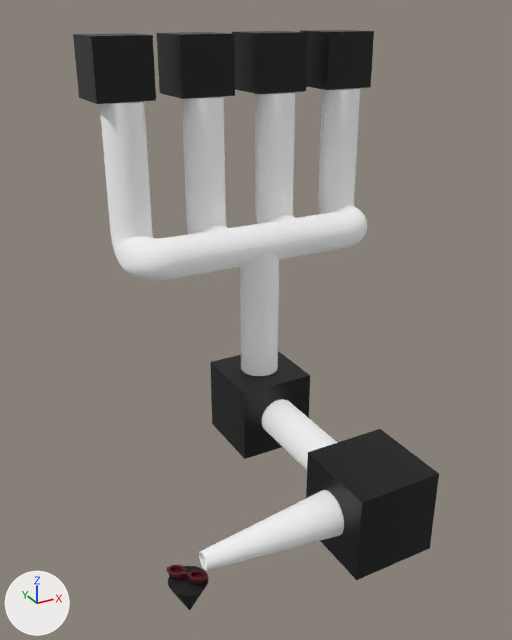
The glTF model public/data/glb/pipeline.glb as it was, and as the next commit left it.
Before and after are seen from a 50 mm lens placed at (-30.4, -80.3, 56.0), pointed at (5.5, -15.0, 23.4). Arrows for +X, +Y and +Z are at lower left; the lights stay in place. Where no turn or scale is listed for an object, it has been applied to the vertices.

Names of what the first picture shows: 'Cube', 'Cube.001', 'Cube.002', 'Cube.003', 'Cube.004', 'Cube.005', 'Tee Joint.001', 'Tee Joint.002', 'Tee Joint.003', 'cornerpipe.004', 'cornerpipe.005', 'pipe', 'pipe.001', 'pipe.002', 'pipe.003', 'pipe.004', 'pipe.005', 'pipe.006', 'pipe.007', 'pipe.008'.
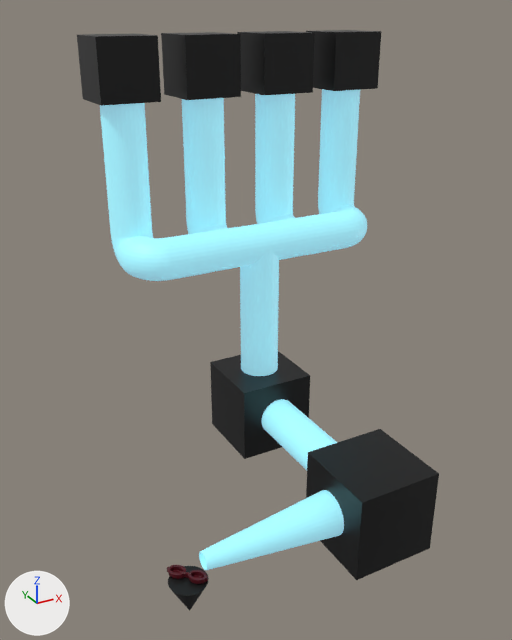
Patch to the scene script:
```diff
--- a/public/data/glb/pipeline.glb.py
+++ b/public/data/glb/pipeline.glb.py
@@ me_cylinder @@
 me_cylinder.from_pydata(...)  # 128 vertices, 256 faces; spans x -2.5..2.5, y -2.5..2.5, z -7.6..7.6
-me_cylinder.materials.append(mat_pipe)  # white #ffffff
+me_cylinder.materials.append(mat_pipe____opacity__0_1)  # cyan #85e6e7
@@ me_cylinder_006 @@
 me_cylinder_006.from_pydata(...)  # 128 vertices, 256 faces; spans x -2.5..2.5, y -2.5..2.5, z -7.6..7.6
-me_cylinder_006.materials.append(mat_pipe)  # white #ffffff
+me_cylinder_006.materials.append(mat_pipe____opacity__0_1)  # cyan #85e6e7
@@ me_cylinder_009 @@
 me_cylinder_009.from_pydata(...)  # 128 vertices, 256 faces; spans x -2.5..2.5, y -2.5..2.5, z -7.6..7.6
-me_cylinder_009.materials.append(mat_pipe)  # white #ffffff
+me_cylinder_009.materials.append(mat_pipe____opacity__0_1)  # cyan #85e6e7
@@ me_cylinder_008 @@
 me_cylinder_008.from_pydata(...)  # 128 vertices, 256 faces; spans x -2.5..2.5, y -2.5..2.5, z -7.6..7.6
-me_cylinder_008.materials.append(mat_pipe)  # white #ffffff
+me_cylinder_008.materials.append(mat_pipe____opacity__0_1)  # cyan #85e6e7
@@ me_cylinder_012 @@
 me_cylinder_012.from_pydata(...)  # 2880 vertices, 5632 faces; spans x -3.09..1.91, y -2.5..2.5, z -2.5..2.5
-me_cylinder_012.materials.append(mat_pipe)  # white #ffffff
+me_cylinder_012.materials.append(mat_pipe____opacity__0_1)  # cyan #85e6e7
@@ me_cylinder_013 @@
 me_cylinder_013.from_pydata(...)  # 128 vertices, 256 faces; spans x -2.5..2.5, y -2.5..2.5, z -2.5..2.5
-me_cylinder_013.materials.append(mat_pipe)  # white #ffffff
+me_cylinder_013.materials.append(mat_pipe____opacity__0_1)  # cyan #85e6e7
@@ me_cylinder_014 @@
 me_cylinder_014.from_pydata(...)  # 128 vertices, 256 faces; spans x -2.5..2.5, y -2.5..2.5, z -2.5..2.5
-me_cylinder_014.materials.append(mat_pipe)  # white #ffffff
+me_cylinder_014.materials.append(mat_pipe____opacity__0_1)  # cyan #85e6e7
@@ me_cylinder_015 @@
 me_cylinder_015.from_pydata(...)  # 2880 vertices, 5632 faces; spans x -1.91..3.09, y -2.5..2.5, z -2.5..2.5
-me_cylinder_015.materials.append(mat_pipe)  # white #ffffff
+me_cylinder_015.materials.append(mat_pipe____opacity__0_1)  # cyan #85e6e7
@@ me_tmp @@
 me_tmp.from_pydata(...)  # 143 vertices, 192 faces; spans x -2.5..2.5, y -2.14..2.84, z -2.48..2.48
-me_tmp.materials.append(mat_pipe)  # white #ffffff
+me_tmp.materials.append(mat_pipe____opacity__0_1)  # cyan #85e6e7
@@ me_tmp_001 @@
 me_tmp_001.from_pydata(...)  # 143 vertices, 192 faces; spans x -2.5..2.5, y -2.14..2.84, z -2.48..2.48
-me_tmp_001.materials.append(mat_pipe)  # white #ffffff
+me_tmp_001.materials.append(mat_pipe____opacity__0_1)  # cyan #85e6e7
@@ me_tmp_002 @@
 me_tmp_002.from_pydata(...)  # 143 vertices, 192 faces; spans x -2.5..2.5, y -2.48..2.48, z -2.84..2.14
-me_tmp_002.materials.append(mat_pipe)  # white #ffffff
+me_tmp_002.materials.append(mat_pipe____opacity__0_1)  # cyan #85e6e7
@@ me_cylinder_019 @@
 me_cylinder_019.from_pydata(...)  # 128 vertices, 256 faces; spans x -2.5..2.5, y -2.5..2.5, z -7.6..7.6
-me_cylinder_019.materials.append(mat_pipe)  # white #ffffff
+me_cylinder_019.materials.append(mat_pipe____opacity__0_1)  # cyan #85e6e7
@@ me_cylinder_020 @@
 me_cylinder_020.from_pydata(...)  # 128 vertices, 256 faces; spans x -2.5..2.5, y -7.6..7.6, z -2.5..2.5
-me_cylinder_020.materials.append(mat_pipe)  # white #ffffff
+me_cylinder_020.materials.append(mat_pipe____opacity__0_1)  # cyan #85e6e7
@@ me_cylinder_021 @@
 me_cylinder_021.from_pydata(...)  # 128 vertices, 256 faces; spans x -7.6..7.6, y -2.5..2.5, z -2.5..2.5
-me_cylinder_021.materials.append(mat_pipe)  # white #ffffff
+me_cylinder_021.materials.append(mat_pipe____opacity__0_1)  # cyan #85e6e7
@@ ob_cube_002 @@
 ob_cube_002 = bpy.data.objects.new('Cube.002', me_cube_003)
-ob_cube_002.location = (16.5, 1.6, 49.9)
+ob_cube_002.location = (16.5, 0.1, 49.9)
@@ ob_cube_003 @@
 ob_cube_003 = bpy.data.objects.new('Cube.003', me_cube_004)
-ob_cube_003.location = (26.5, 1.6, 49.9)
+ob_cube_003.location = (26.5, 0.1, 49.9)
@@ ob_cube_004 @@
 ob_cube_004 = bpy.data.objects.new('Cube.004', me_cube_005)
-ob_cube_004.location = (6.5, 1.6, 49.9)
+ob_cube_004.location = (6.5, 0.1, 49.9)
@@ ob_cube_005 @@
 ob_cube_005 = bpy.data.objects.new('Cube.005', me_cube_006)
-ob_cube_005.location = (-3.5, 1.6, 49.9)
+ob_cube_005.location = (-3.5, 0.1, 49.9)
```

Where the change shows, as pixel boxes (x1, y1, x2, y2) in the pictures (512 x 640 px):
'pipe', recoloured (white to cyan): (100, 101, 152, 237) in both
'Cube.005', moved: before (73, 33, 156, 104); after (77, 34, 161, 106)
'Cube.004', moved: before (157, 32, 235, 99); after (161, 32, 241, 100)
'pipe.001', recoloured (white to cyan): (182, 96, 226, 226) in both
'pipe.008', recoloured (white to cyan): (199, 490, 344, 570) in both
'Cube.002', moved: before (232, 31, 308, 94); after (237, 31, 315, 95)
'pipe.003', recoloured (white to cyan): (255, 92, 295, 215) in both
'Cube.003', moved: before (300, 30, 374, 90); after (306, 30, 381, 91)
'pipe.002', recoloured (white to cyan): (318, 88, 360, 206) in both
'pipe.006', recoloured (white to cyan): (240, 262, 279, 376) in both
'pipe.007', recoloured (white to cyan): (261, 399, 337, 470) in both
'cornerpipe.004', recoloured (white to cyan): (120, 236, 176, 281) in both
'pipe.004', recoloured (white to cyan): (166, 232, 215, 279) in both
'Tee Joint.002', recoloured (white to cyan): (203, 225, 252, 272) in both
'Tee Joint.003', recoloured (white to cyan): (241, 221, 287, 269) in both
'Tee Joint.001', recoloured (white to cyan): (272, 215, 320, 259) in both
'pipe.005', recoloured (white to cyan): (310, 211, 352, 254) in both
'cornerpipe.005', recoloured (white to cyan): (336, 205, 367, 248) in both
